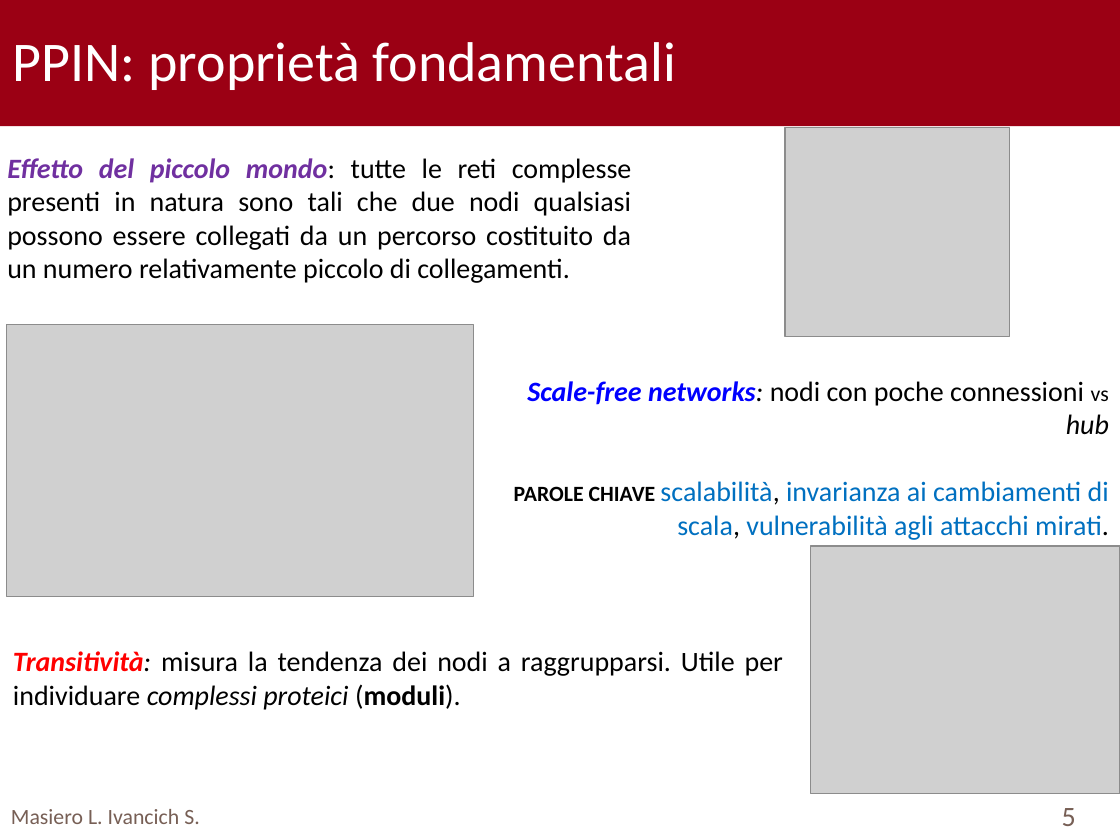
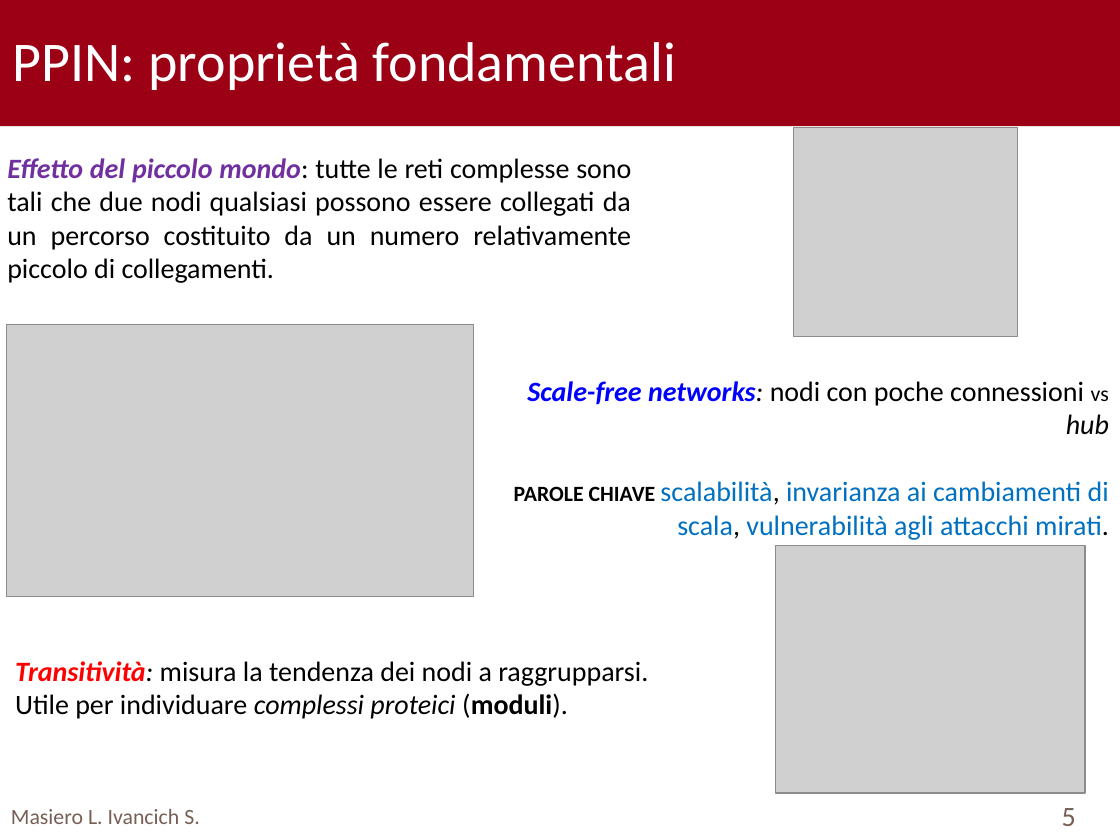
Before and after one commit to TyllanDrake/NetworkAlignment, a slide deck: slide 5 of Presentation/Presentation.pptx. Drawn at 1120x840 pixels with LibreOffice and Linux fonts; fonts in the diff are those of the drawing; grey boxes stand for pictures; background and template pictures are left out. Boxes give left, top, right and bottom in pixels: in the first picture for what was removed or moved away, otherwise in the second. Text is boxed around its words. In the diff, an @@ line names an element or a change of style, - is before the commit and + after.

```diff
--- a/Presentation/Presentation.pptx
+++ b/Presentation/Presentation.pptx
@@ picture: place and size @@
-picture at [785, 127, 1009, 336]
+picture at [793, 127, 1017, 336]
@@ text at [7, 158, 631, 283]: text changed @@
-Effetto del piccolo mondo: tutte le reti complesse presenti in natura sono tali che due nodi qualsiasi possono essere collegati da un percorso costituito da un numero relativamente piccolo di collegamenti.
+Effetto del piccolo mondo: tutte le reti complesse sono tali che due nodi qualsiasi possono essere collegati da un percorso costituito da un numero relativamente piccolo di collegamenti.
@@ picture: place and size @@
-picture at [811, 547, 1120, 794]
+picture at [776, 545, 1085, 793]
@@ text at [15, 661, 648, 719]: text changed @@
-Transitività: misura la tendenza dei nodi a raggrupparsi. Utile per individuare complessi proteici (moduli).
+Transitività: misura la tendenza dei nodi a raggrupparsi.
+Utile per individuare complessi proteici (moduli).
```
Also in this commit, not shown: 15 other slides changed, 2 other files.
